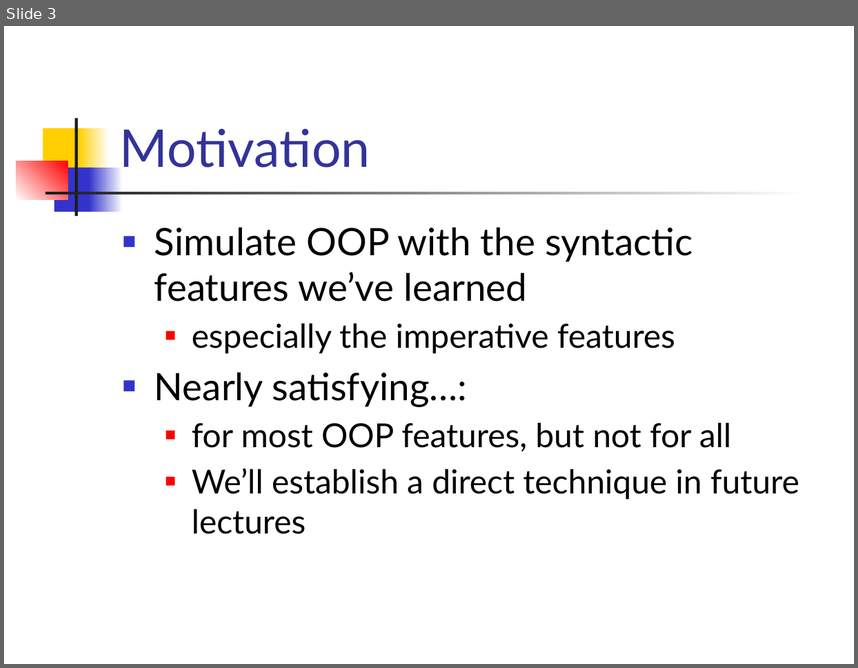
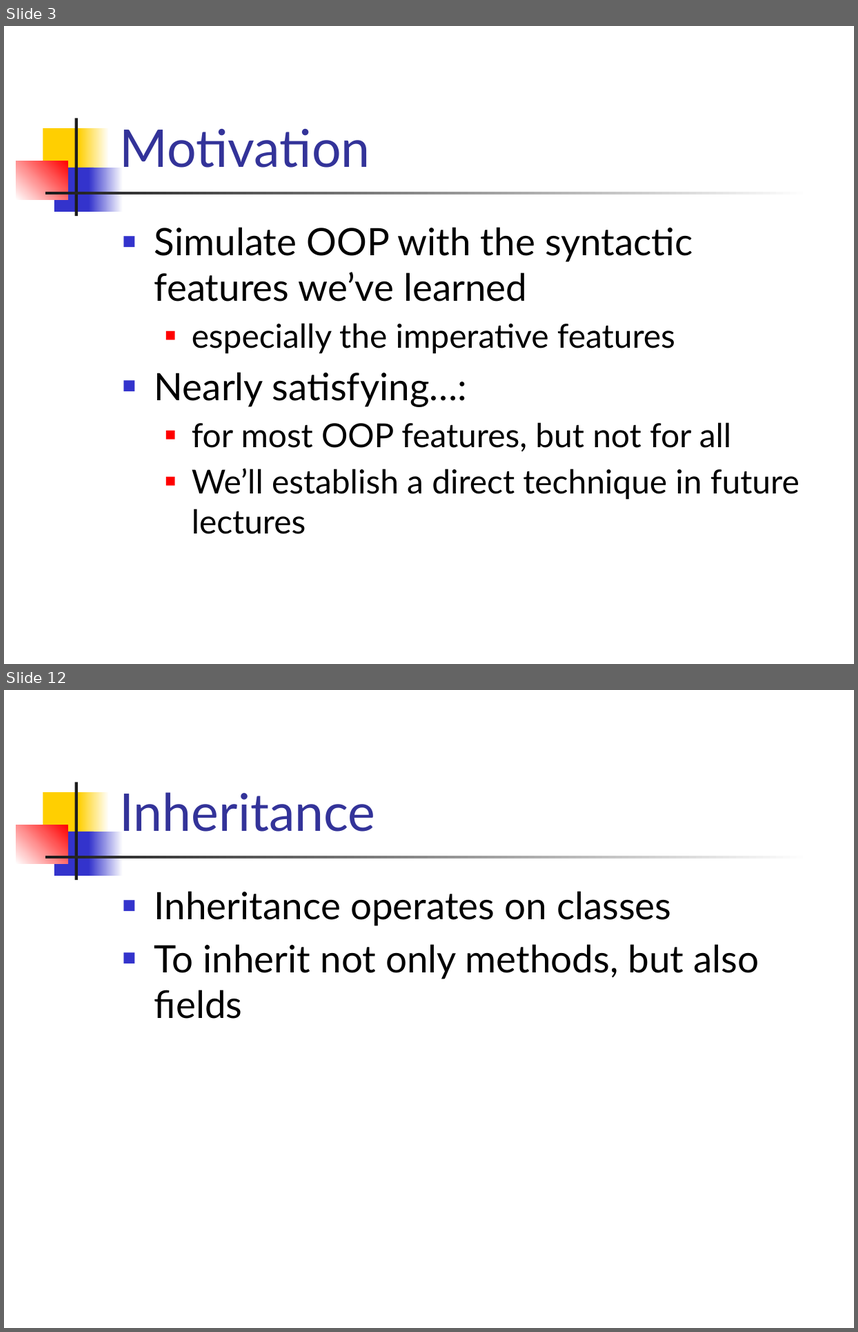
Before and after one commit to csslab-ustc/csslab-ustc.github.io, a slide deck: courses/popl/slides/lec15-imperative-objects.pptx. Shown one above the other, each under a label of ours: slide 3 before the commit, slides 3 and 12 after it; the slides between them are not shown. The pictures are 858x668 and 858x1332 pixels, drawn with LibreOffice and Linux fonts; fonts in the diff are those of the drawing. Boxes give left, top, right and bottom in pixels: in the first picture for what was removed or moved away, otherwise in the second. Text is boxed around its words. In the diff, an @@ line names an element or a change of style, - is before the commit and + after.

```diff
--- a/courses/popl/slides/lec15-imperative-objects.pptx
+++ b/courses/popl/slides/lec15-imperative-objects.pptx
@@ slide 12 added at bbox=[4, 690, 854, 1328], background #FFFFFF; not listed: 7 template elements that a slide beside it also shows @@
@@ title added at bbox=[119, 792, 375, 831], 44 pt, text #333399 @@
+Inheritance
@@ text added at bbox=[154, 891, 759, 1018], 32 pt, text #000000 @@
+■ Inheritance operates on classes
+■ To inherit not only methods, but also fields
```
Also in this commit, not shown: 3 slides changed, 23 other slides added, 2 slides removed, 2 other files.
